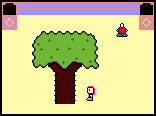
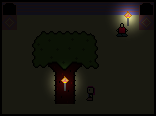
Layer changes from the first 156 × 116 image to the second:
added layer "lightmap" above "torcha.png" over [2, 2, 154, 114]
added layer "torcha.png" above "treea.png #1" over [124, 11, 132, 26]
added layer "treea.png #1" above "gman-f.png" over [32, 31, 99, 104]
hid "treea.png" over [32, 31, 99, 104]
